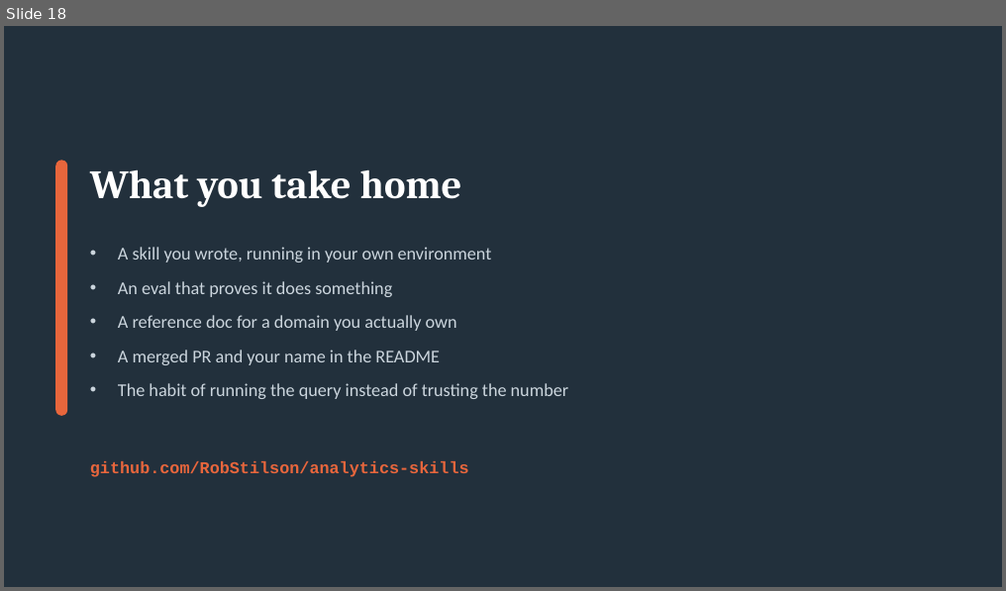
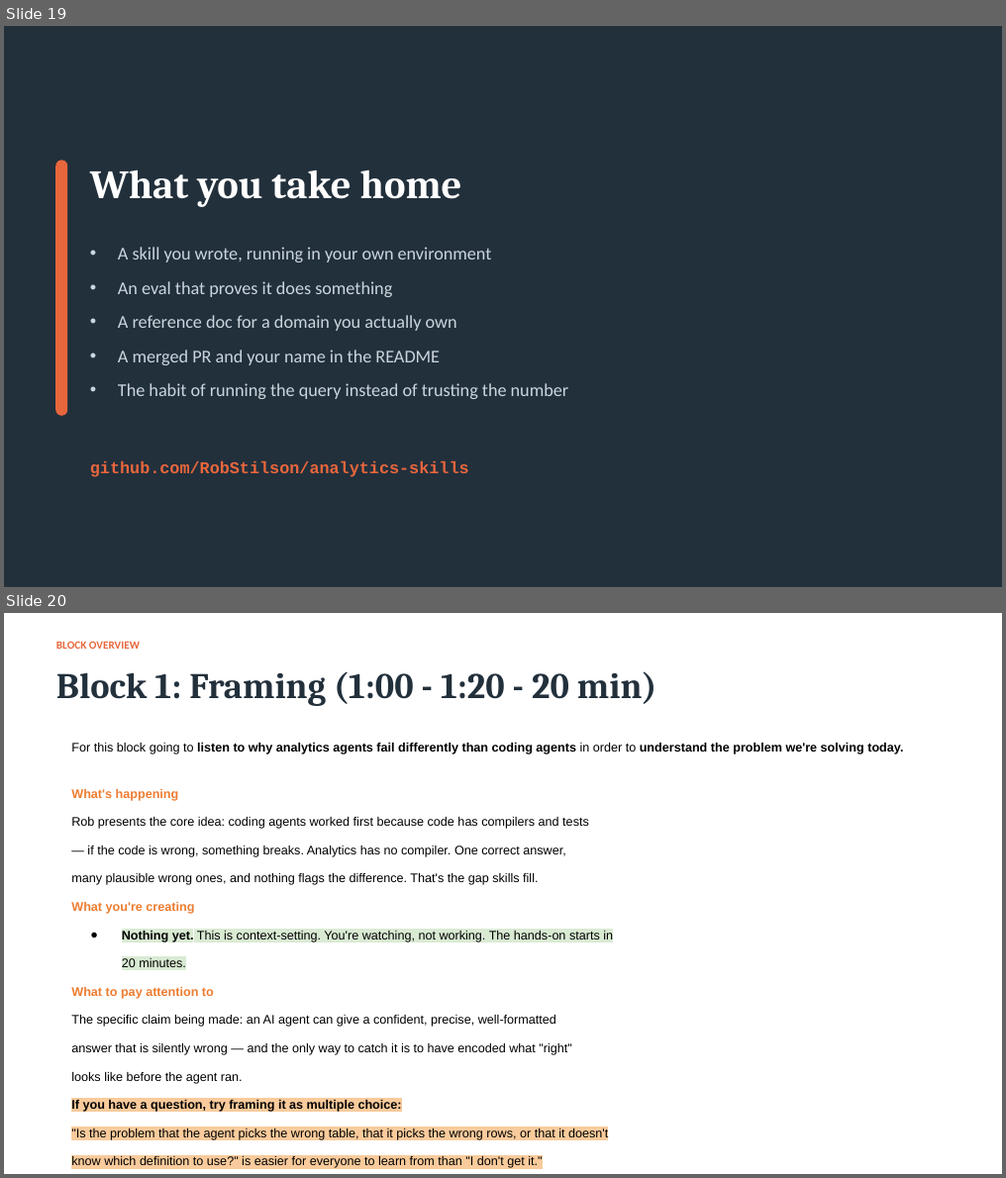
Before and after one commit to RobStilson/analytics-skills, a slide deck: workshop/vibe-analytics-workshop-mod.pptx. Shown one above the other, each under a label of ours: slide 18 before the commit, slides 19 and 20 after it. The pictures are 1006x591 and 1006x1178 pixels, drawn with LibreOffice and Linux fonts; fonts in the diff are those of the drawing. Boxes give left, top, right and bottom in pixels: in the first picture for what was removed or moved away, otherwise in the second. Text is boxed around its words. In the diff, an @@ line names an element or a change of style, - is before the commit and + after.

```diff
--- a/workshop/vibe-analytics-workshop-mod.pptx
+++ b/workshop/vibe-analytics-workshop-mod.pptx
@@ slide 20 added at (4, 613, 1002, 1174), background #FFFFFF @@
@@ text added at (56, 641, 140, 649), 8 pt, text #E8663C, bold @@
+BLOCK OVERVIEW
@@ text added at (56, 671, 656, 706), 26 pt, text #22303C, bold @@
+Block 1: Framing (1:00 - 1:20 - 20 min)
@@ text added at (71, 743, 903, 1168), 9 pt, text #000000 @@
+For this block going to listen to why analytics agents fail differently than coding agents in order to understand the problem we're solving today.
+What's happening
+Rob presents the core idea: coding agents worked first because code has compilers and tests
+— if the code is wrong, something breaks. Analytics has no compiler. One correct answer,
+many plausible wrong ones, and nothing flags the difference. That's the gap skills fill.
+What you're creating
+● Nothing yet. This is context-setting. You're watching, not working. The hands-on starts in
+20 minutes.
+What to pay attention to
+The specific claim being made: an AI agent can give a confident, precise, well-formatted
+answer that is silently wrong — and the only way to catch it is to have encoded what "right"
+looks like before the agent ran.
+If you have a question, try framing it as multiple choice:
+"Is the problem that the agent picks the wrong table, that it picks the wrong rows, or that it doesn't
+know which definition to use?" is easier for everyone to learn from than "I don't get it."
@@ what was slide 18 is now slide 19 @@
```
Also in this commit, not shown: 1 slide changed, 8 other slides added.
